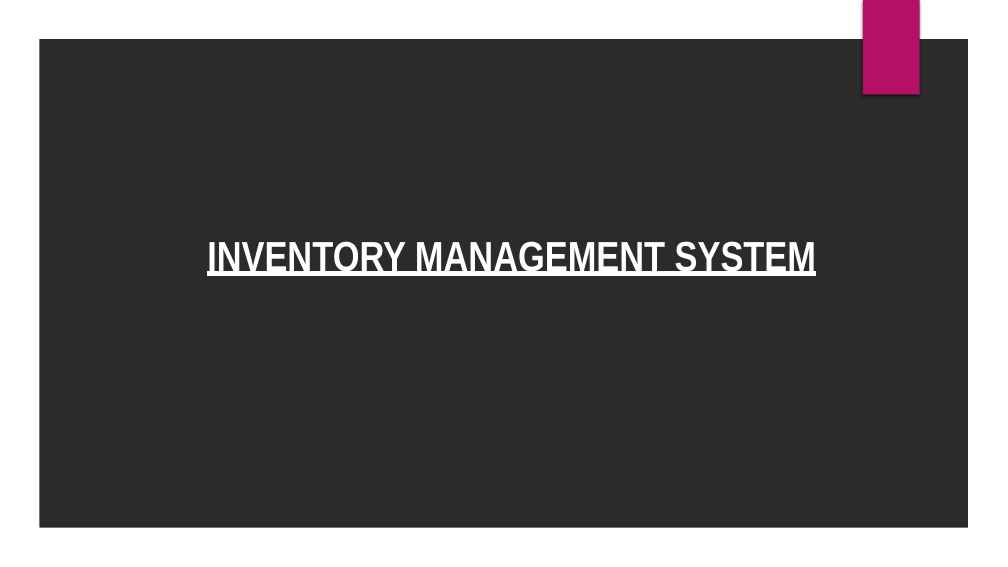
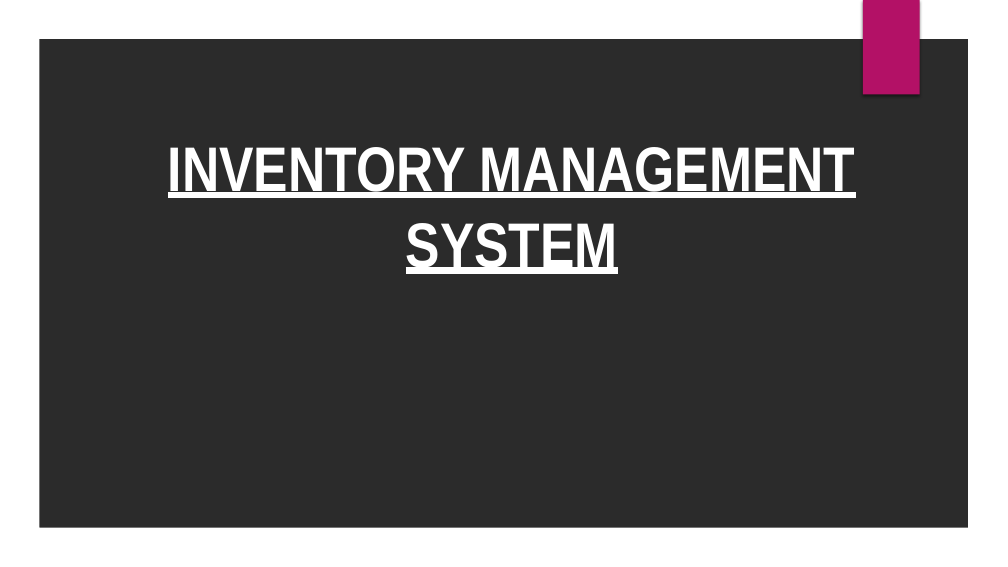
Before and after one commit to goreshankar14/AviationInstrumentManagementSystem, a slide deck: slide 1 of PPT.pptx. Drawn at 1008x567 pixels with LibreOffice and Linux fonts; fonts in the diff are those of the drawing; background and template pictures are left out; a plain dark background stands for a picture behind light text. Boxes give left, top, right and bottom in pixels: in the first picture for what was removed or moved away, otherwise in the second. Text is boxed around its words. In the diff, an @@ line names an element or a change of style, - is before the commit and + after.

```diff
--- a/PPT.pptx
+++ b/PPT.pptx
@@ title "INVENTORY MANAGEMENT SYSTEM" at bbox=[168, 147, 856, 274]: size 40 to 60 pt @@
```
Also in this commit, not shown: 4 other slides changed, 5 slides added, 1 slide removed.
